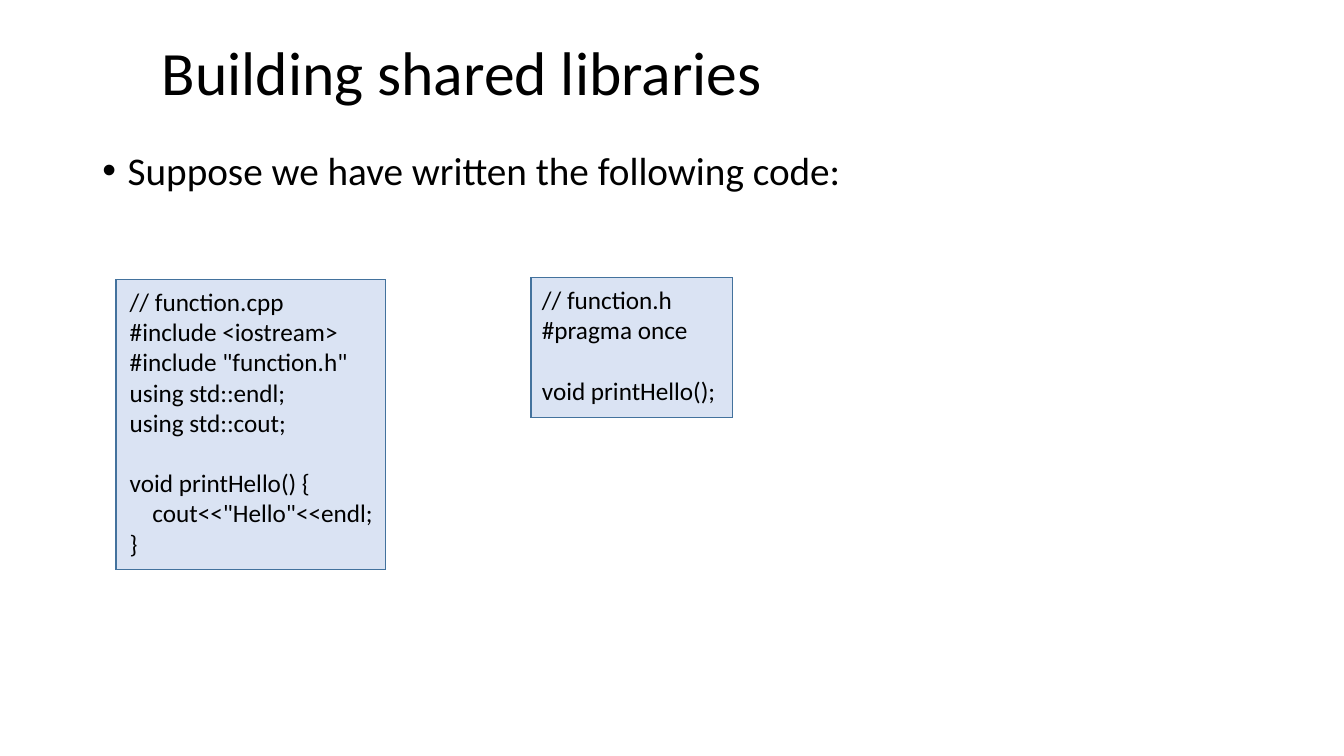
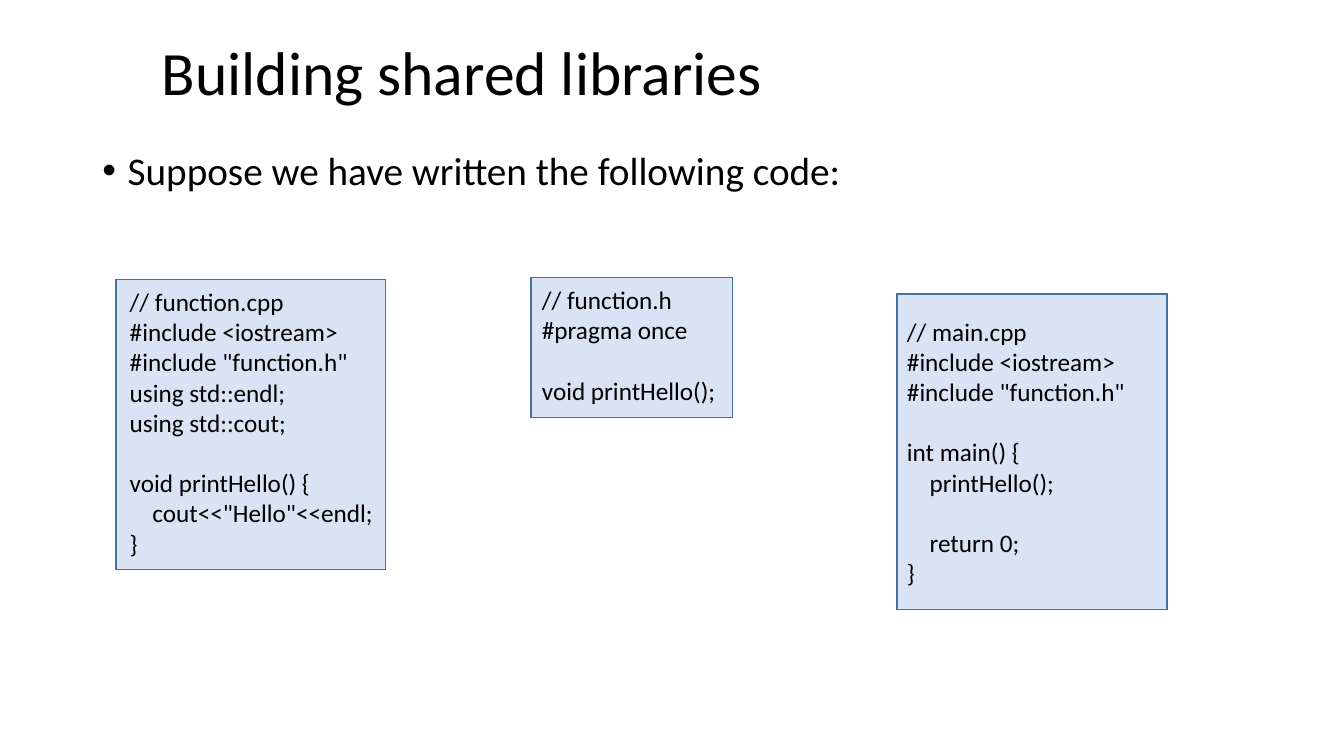
Before and after one commit to ShiqiYu/CPP, a slide deck: slide 36 of week06/Lab06.pptx (slide 13 before the commit). Drawn at 1344x756 pixels with LibreOffice and Linux fonts; fonts in the diff are those of the drawing; background and template pictures are left out. Boxes give left, top, right and bottom in pixels: in the first picture for what was removed or moved away, otherwise in the second. Text is boxed around its words. In the diff, an @@ line names an element or a change of style, - is before the commit and + after.

```diff
--- a/week06/Lab06.pptx
+++ b/week06/Lab06.pptx
@@ rectangle added at box(897, 294, 1168, 610), fill #DAE3F3, outline #43739E 1 pt, 18 pt, text #000000 @@
+// main.cpp
+#include <iostream>
+#include "function.h"
+int main() {
+printHello();
+return 0;
+}
```
Also in this commit, not shown: 6 other slides changed, 24 slides added, 1 slide removed, 1 other file.
